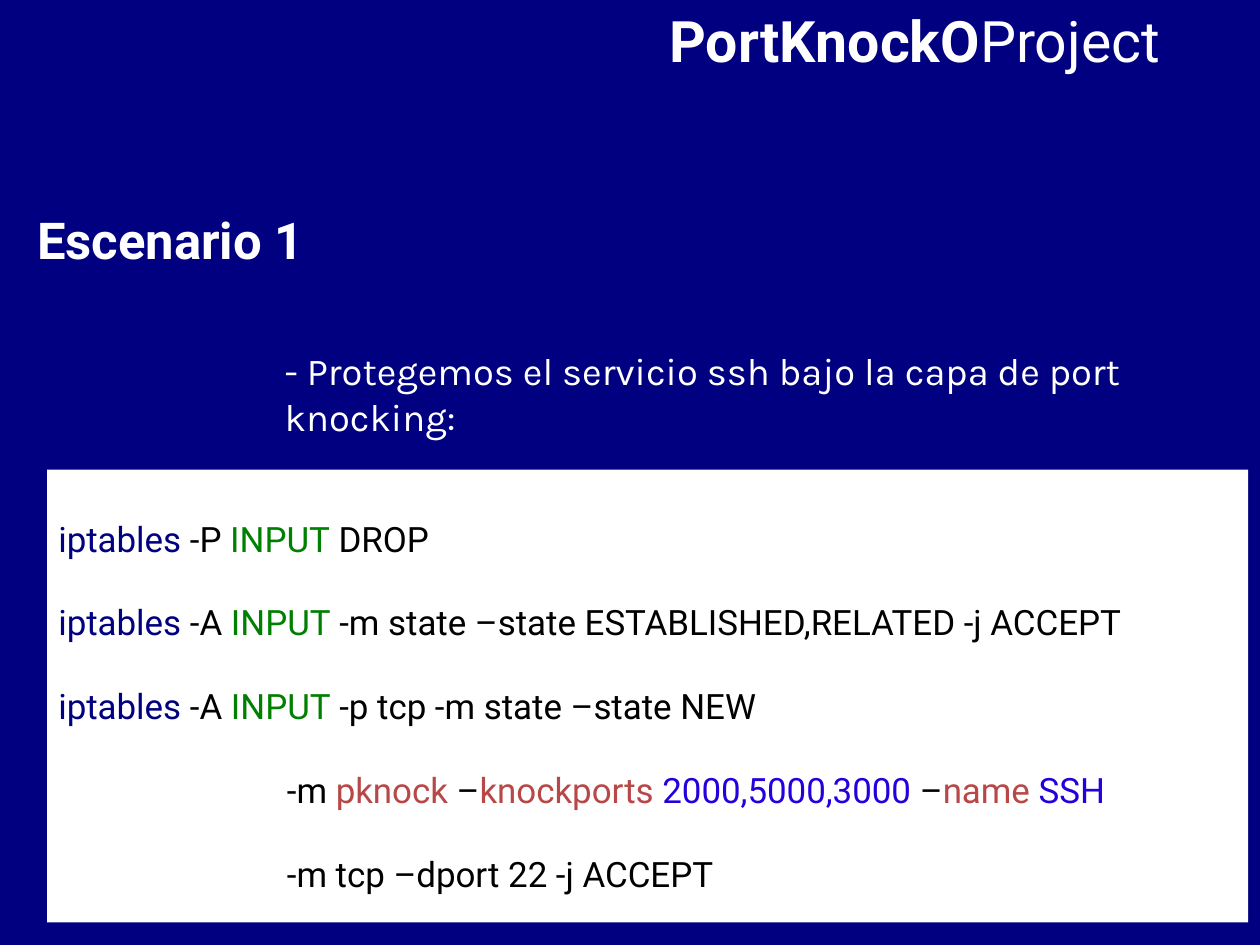
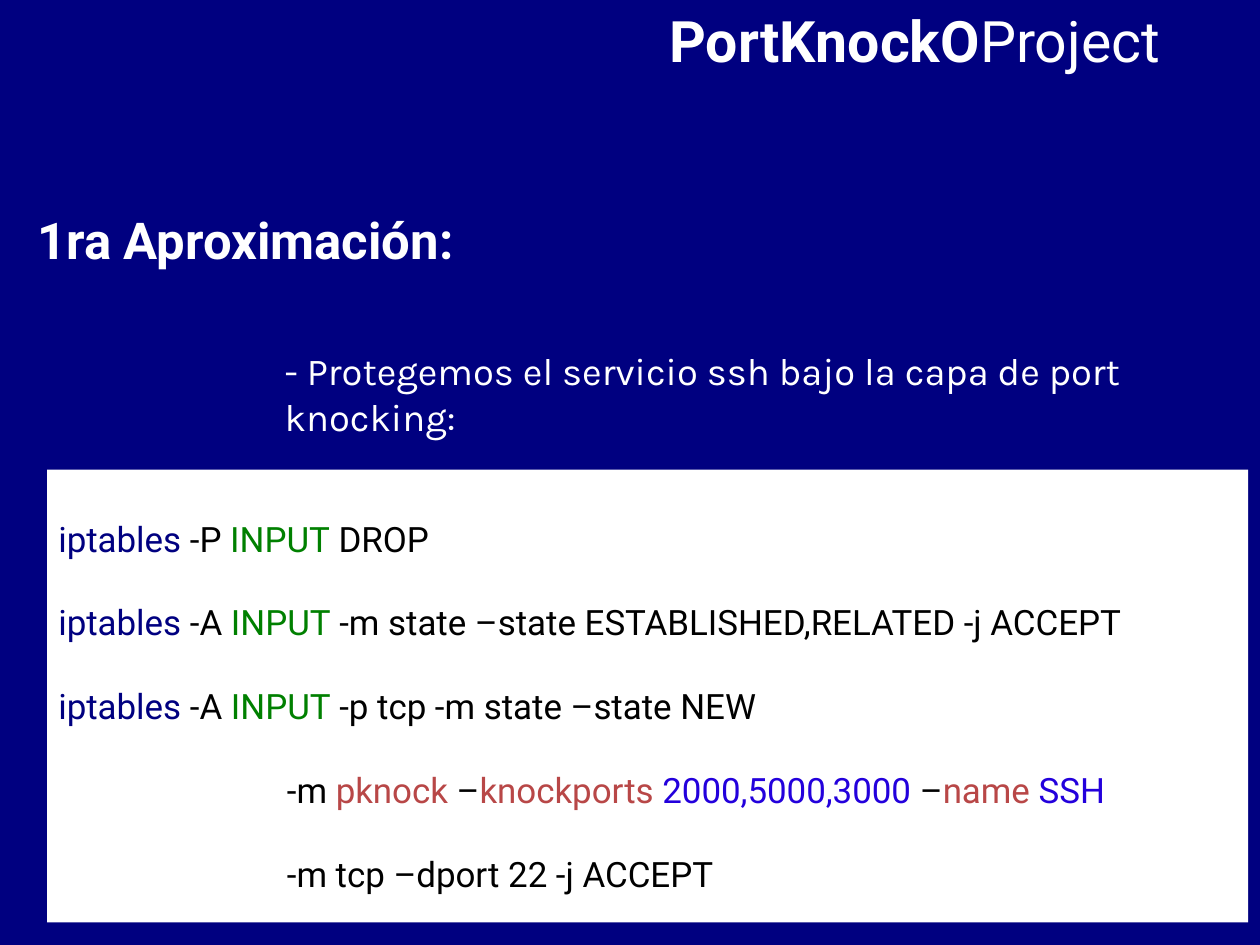
Before and after one commit to BackupTheBerlios/portknocko-svn, a slide deck: slide 7 of trunk/jornadas/jornadas.odp. Drawn at 1260x945 pixels with LibreOffice and Linux fonts; fonts in the diff are those of the drawing. Boxes give left, top, right and bottom in pixels: in the first picture for what was removed or moved away, otherwise in the second. Text is boxed around its words. In the diff, an @@ line names an element or a change of style, - is before the commit and + after.

```diff
--- a/trunk/jornadas/jornadas.odp
+++ b/trunk/jornadas/jornadas.odp
@@ text at bbox=[37, 221, 453, 270]: text changed @@
-Escenario 1
+1ra Aproximación:
```
Also in this commit, not shown: 2 other slides changed.
